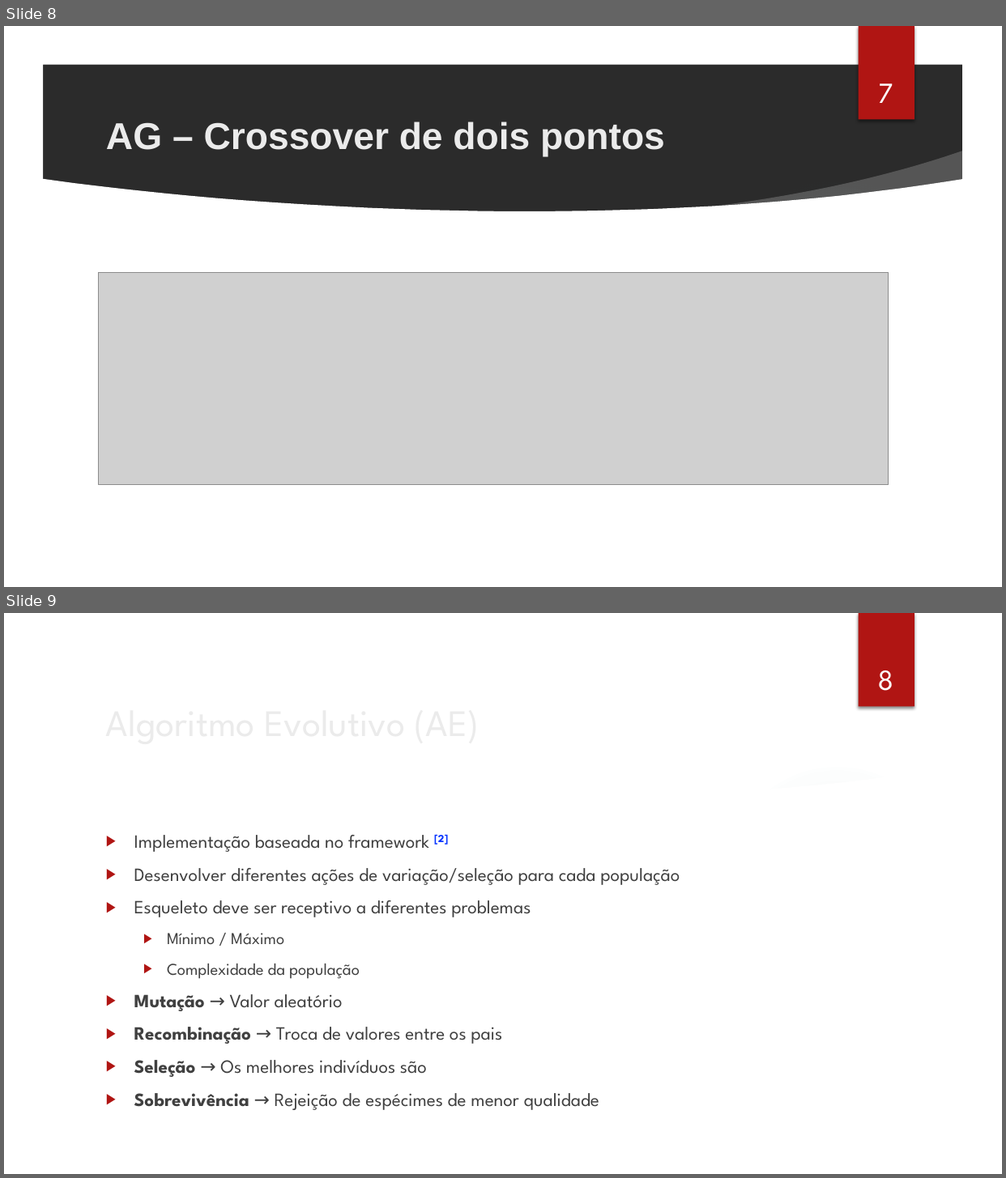
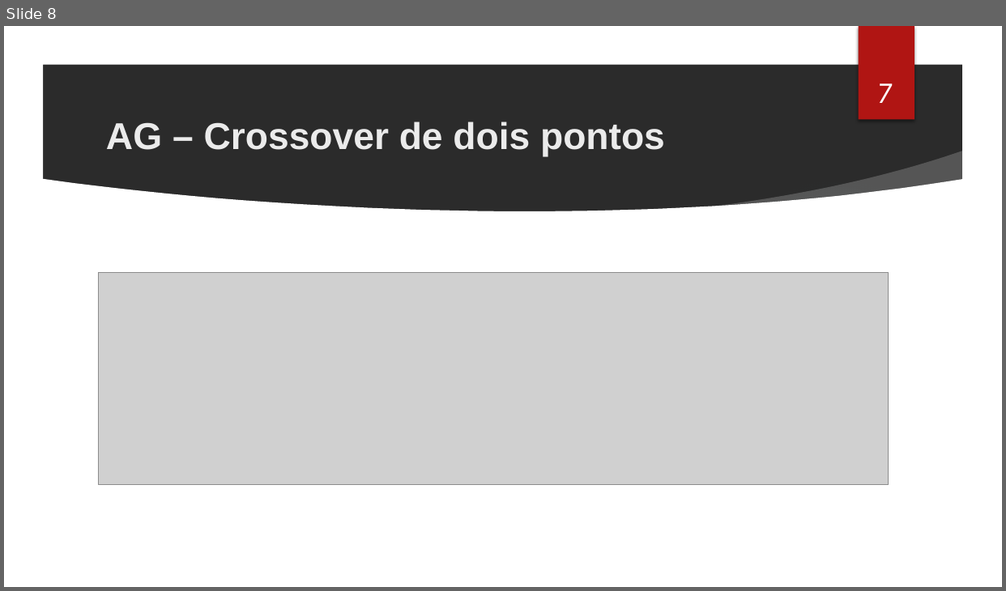
Before and after one commit to cassioss/genetics, a slide deck: presentations/TG2_Apresentacao_Cassio.pptx. Shown one above the other, each under a label of ours: slides 8 and 9 before the commit, slide 8 after it. The pictures are 1006x1178 and 1006x591 pixels, drawn with LibreOffice and Linux fonts; fonts in the diff are those of the drawing; grey boxes stand for pictures; background and template pictures are left out; a plain dark background stands for a picture behind light text. Boxes give left, top, right and bottom in pixels: in the first picture for what was removed or moved away, otherwise in the second. Text is boxed around its words. In the diff, an @@ line names an element or a change of style, - is before the commit and + after.

```diff
--- a/presentations/TG2_Apresentacao_Cassio.pptx
+++ b/presentations/TG2_Apresentacao_Cassio.pptx
@@ slide 9 removed at (x1=4, y1=613, x2=1002, y2=1174), background picture (left out); not listed: 7 template elements that a slide beside it also shows @@
@@ page number removed at (x1=878, y1=671, x2=894, y2=691) @@
-8
@@ title removed at (x1=98, y1=692, x2=886, y2=750) @@
-Algoritmo Evolutivo (AE)
@@ text removed at (x1=134, y1=834, x2=680, y2=1110) @@
-▶ Implementação baseada no framework [2]
-▶ Desenvolver diferentes ações de variação/seleção para cada população
-▶ Esqueleto deve ser receptivo a diferentes problemas
-  ▶ Mínimo / Máximo
-  ▶ Complexidade da população
-▶ Mutação → Valor aleatório
-▶ Recombinação → Troca de valores entre os pais
-▶ Seleção → Os melhores indivíduos são
-▶ Sobrevivência → Rejeição de espécimes de menor qualidade
```
Also in this commit, not shown: 3 slides changed, 4 slides added, 10 other slides removed, 6 other files.
